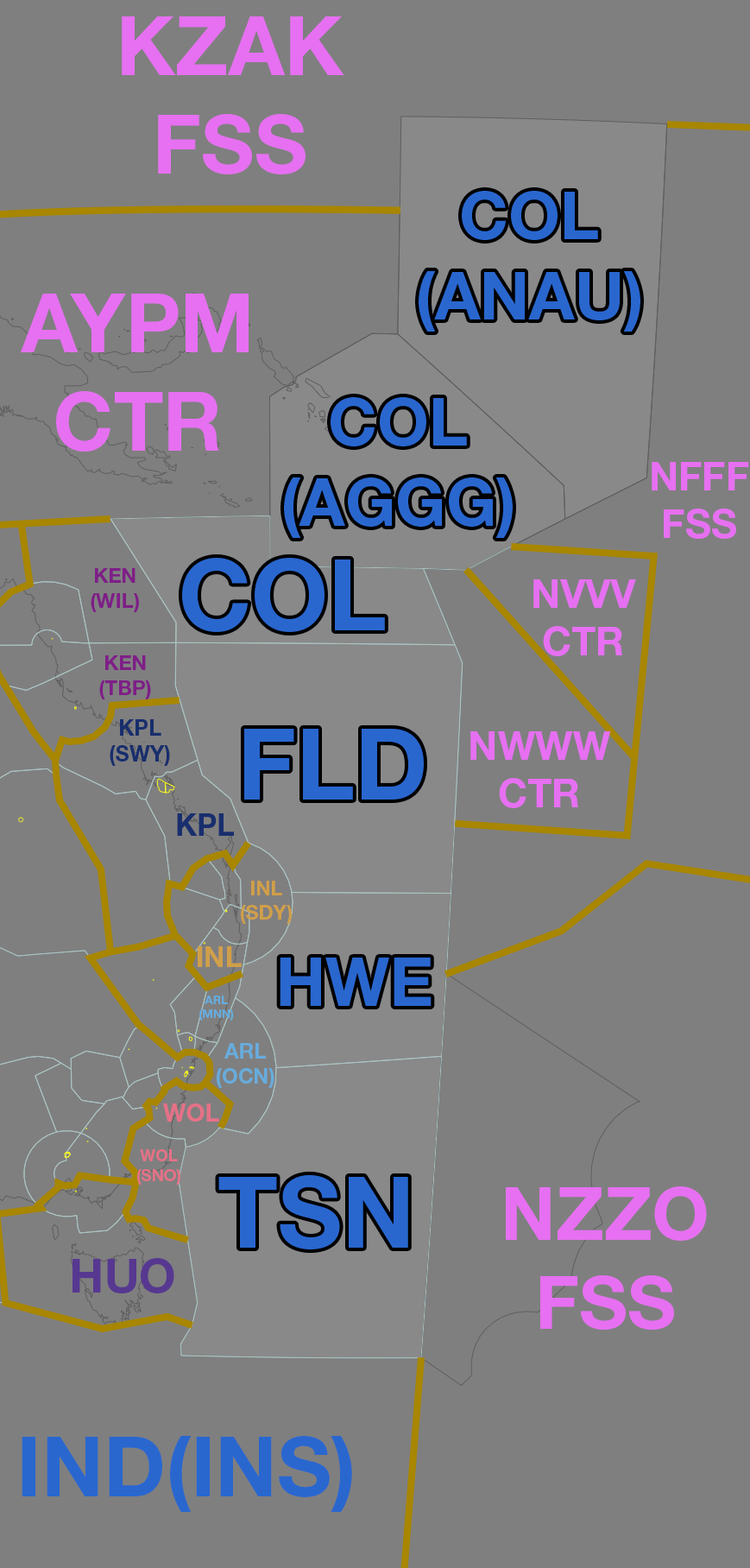
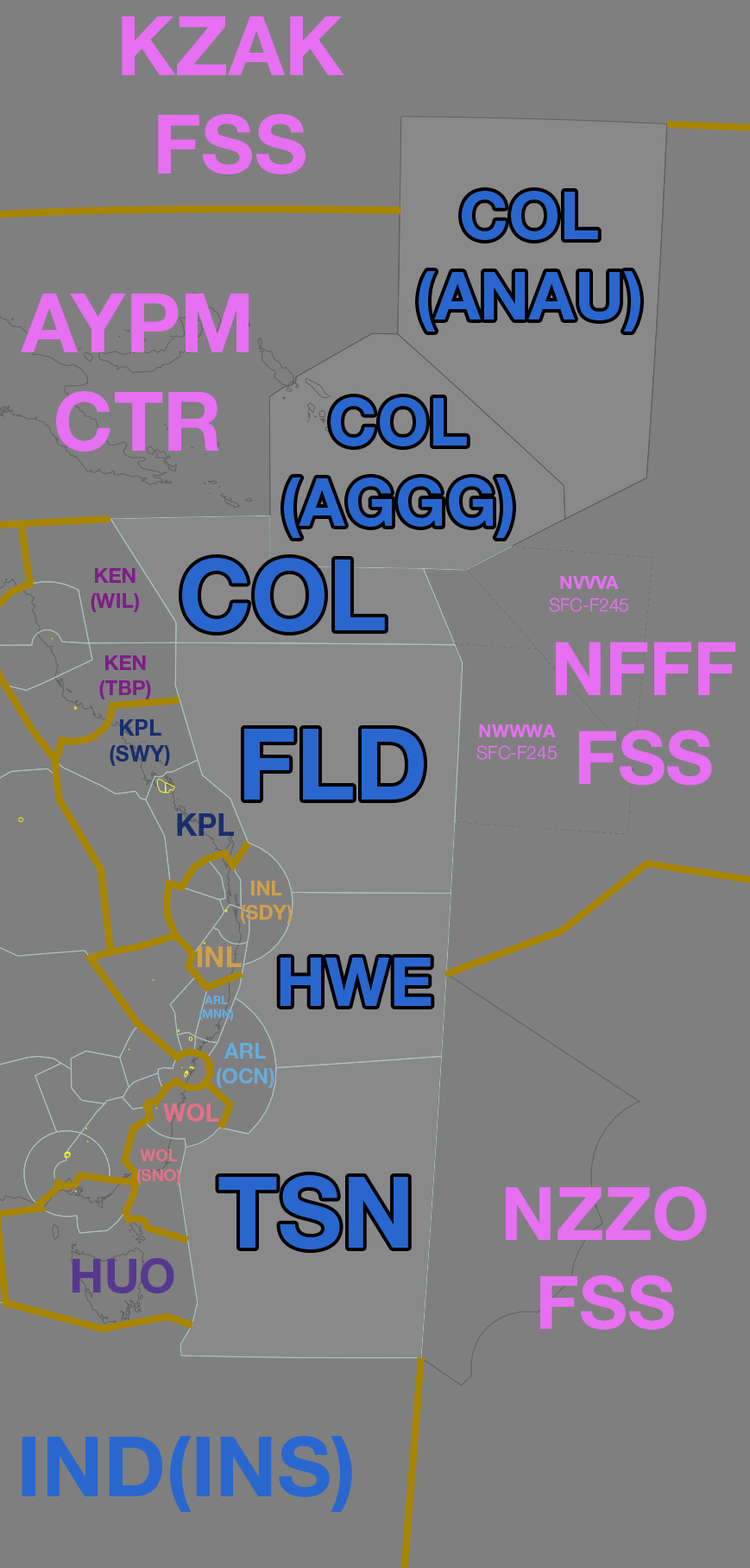
Layered file, before and after one edit (750 × 1568). Changes by layer:
painted on "NFFF FSS" over box(556, 461, 750, 786)
renamed "NVVV CTR" to "NVVVA", moved it above "NWWWA", painted on it over box(533, 575, 637, 657)
renamed "NWWW CTR" to "NWWWA", moved it below "NVVVA", painted on it over box(470, 724, 612, 809)
removed layer "Shape 20" from group "Sector Outlines" over box(455, 543, 658, 840)
removed layer "Shape 21" from group "Sector Outlines" over box(463, 567, 638, 760)
added layer "Layer 3" above "Layer 1" over box(409, 518, 699, 840)